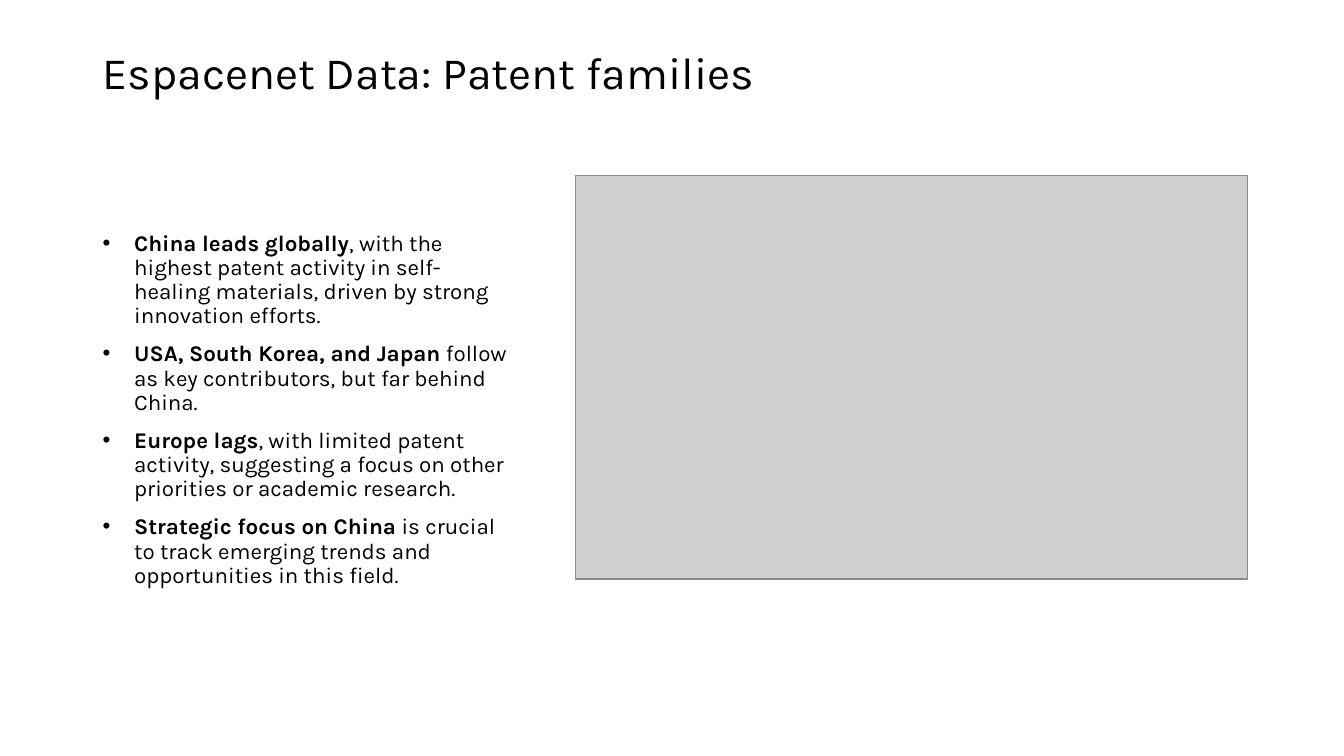
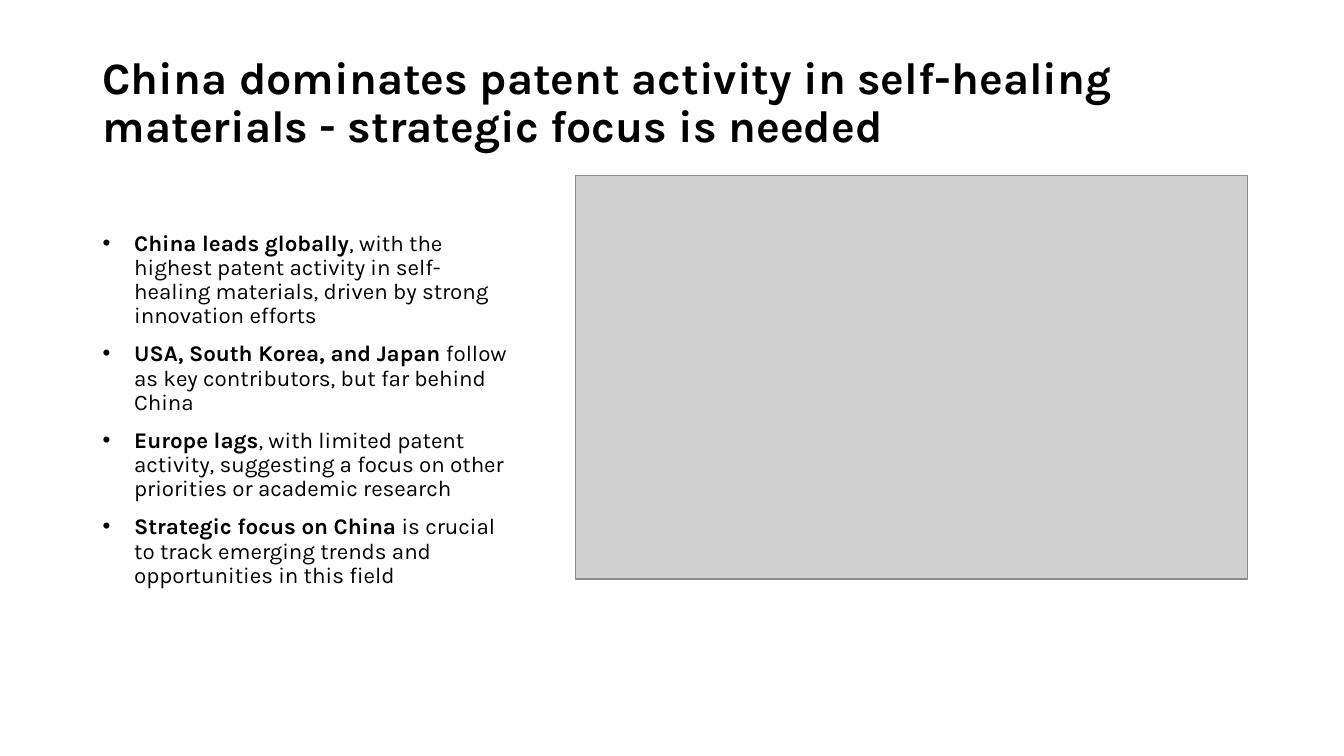
Before and after one commit to GMPuntigam/DataDrivenForesight, a slide deck: slide 18 of presentation/DataDrivenForesight.pptx. Drawn at 1344x756 pixels with LibreOffice and Linux fonts; fonts in the diff are those of the drawing; grey boxes stand for pictures. Boxes give left, top, right and bottom in pixels: in the first picture for what was removed or moved away, otherwise in the second. Text is boxed around its words. In the diff, an @@ line names an element or a change of style, - is before the commit and + after.

```diff
--- a/presentation/DataDrivenForesight.pptx
+++ b/presentation/DataDrivenForesight.pptx
@@ text removed at (103,58,754,100) @@
-Espacenet Data: Patent families
@@ text added at (103,62,1111,153), 32 pt, text #000000, bold @@
+China dominates patent activity in self-healing materials - strategic focus is needed
@@ text at (134,235,507,589): text changed @@
-• China leads globally, with the highest patent activity in self-healing materials, driven by strong innovation efforts.
-• USA, South Korea, and Japan follow as key contributors, but far behind China.
-• Europe lags, with limited patent activity, suggesting a focus on other priorities or academic research.
-• Strategic focus on China is crucial to track emerging trends and opportunities in this field.
+• China leads globally, with the highest patent activity in self-healing materials, driven by strong innovation efforts
+• USA, South Korea, and Japan follow as key contributors, but far behind China
+• Europe lags, with limited patent activity, suggesting a focus on other priorities or academic research
+• Strategic focus on China is crucial to track emerging trends and opportunities in this field
```
Also in this commit, not shown: 17 other slides changed, 11 other files.
